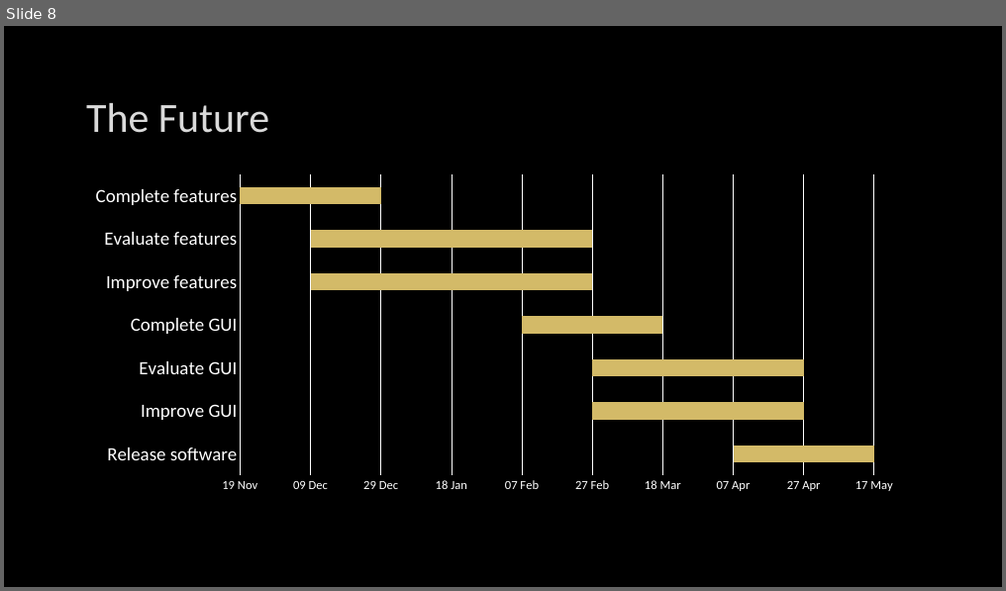
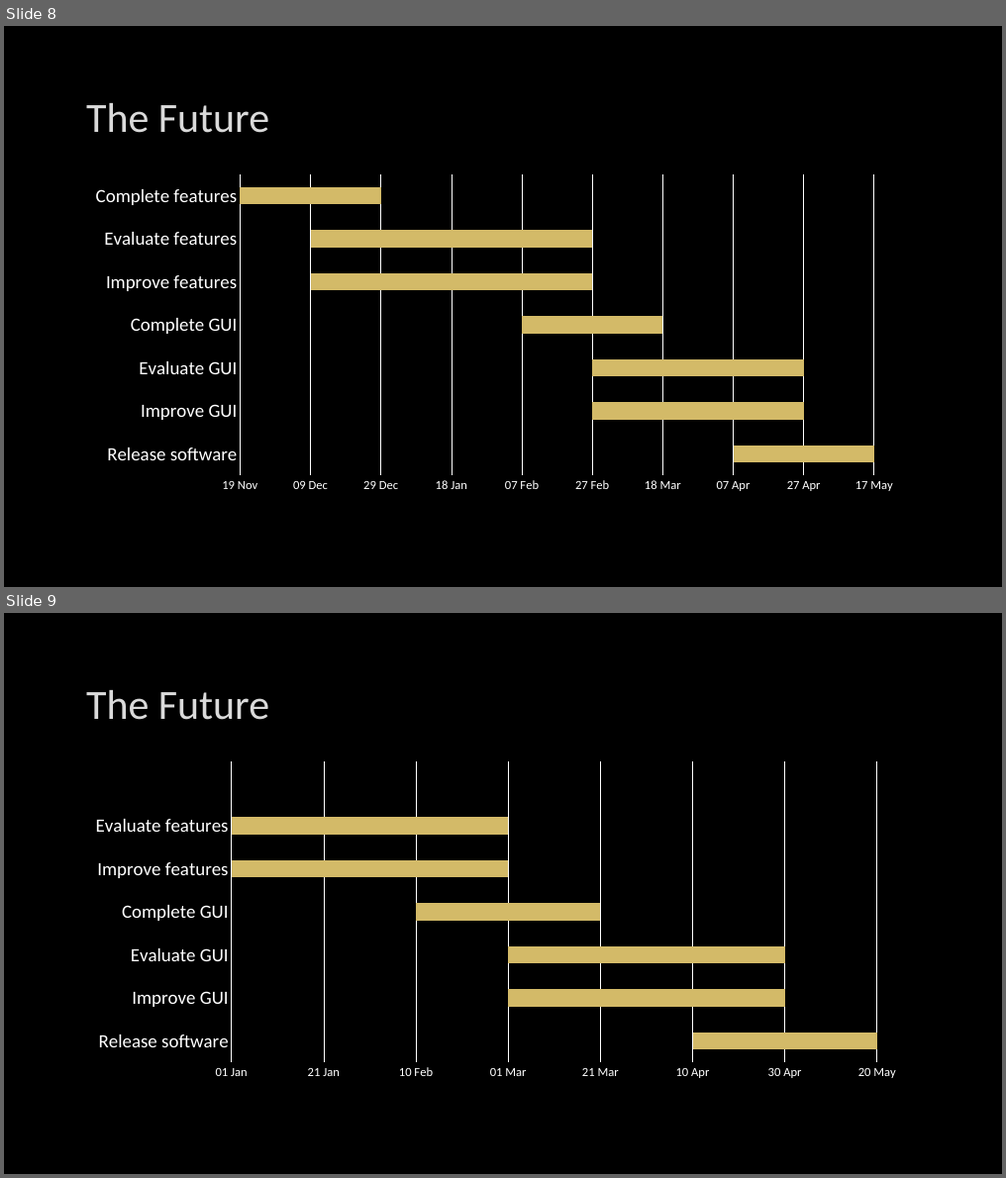
Before and after one commit to LiuchuyaoXu/P004-SEM-Tool, a slide deck: Reports/Presentation 1.pptx. Shown one above the other, each under a label of ours: slide 8 before the commit, slides 8 and 9 after it. The pictures are 1006x591 and 1006x1178 pixels, drawn with LibreOffice and Linux fonts; fonts in the diff are those of the drawing; background and template pictures are left out. Boxes give left, top, right and bottom in pixels: in the first picture for what was removed or moved away, otherwise in the second. Text is boxed around its words. In the diff, an @@ line names an element or a change of style, - is before the commit and + after.

```diff
--- a/Reports/Presentation 1.pptx
+++ b/Reports/Presentation 1.pptx
@@ slide 9 added at bbox=[4, 613, 1002, 1174], background picture (left out) @@
@@ title added at bbox=[86, 690, 269, 720], 40 pt, text #DADADA @@
+The Future
@@ bar stacked chart added at bbox=[79, 755, 927, 1087] @@
+categories: Release software, Improve GUI, Evaluate GUI, Complete GUI, Improve features, Evaluate features
+Series 1: 43931, 43891, 43891, 43871, 43831, 43831, -
+Series 2: 40, 60, 60, 40, 60, 60, -
```
Also in this commit, not shown: 13 other files.
